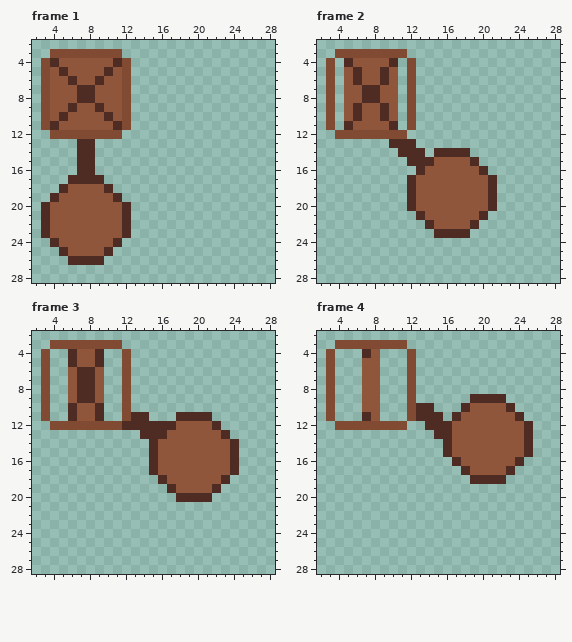
Pixel-art file, stored at Assets/Sprites/Puzzle/Swamp/SwampTargetSwitch.aseprite. Above, as it was before the edit.
32x32 pixels, 27 frames. Shown: frame 1: x 2..28, y 2..28; frame 2: x 2..28, y 2..28; frame 3: x 2..28, y 2..28; frame 4: x 2..28, y 2..28. The commit also changed other frames, which this record leaves out.
The result:
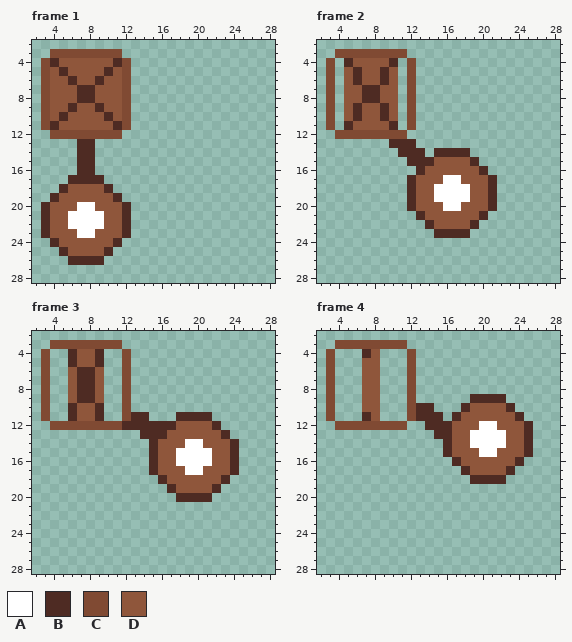
Palette (. is transparent): A #ffffff  B #4e2b23  C #804a33  D #8f563b
Difference:
layer "Layer 3" now shown
Changed rows in their new state; - is an unchanged pixel.
Frame 1, layer "Layer 3":
first column x 6:
20 -AA-
21 AAAA
22 AAAA
23 -AA-
Frame 2, layer "Layer 3":
first column x 15:
17 -AA-
18 AAAA
19 AAAA
20 -AA-
Frame 3, layer "Layer 3":
first column x 18:
14 -AA-
15 AAAA
16 AAAA
17 -AA-
Frame 4, layer "Layer 3":
first column x 19:
12 -AA-
13 AAAA
14 AAAA
15 -AA-
Where, in picture pixels (left, top, right, bottom), the same in both pictures:
changed: (68, 202, 104, 238)
changed: (434, 175, 470, 211)
changed: (176, 439, 212, 475)
changed: (470, 421, 506, 457)
